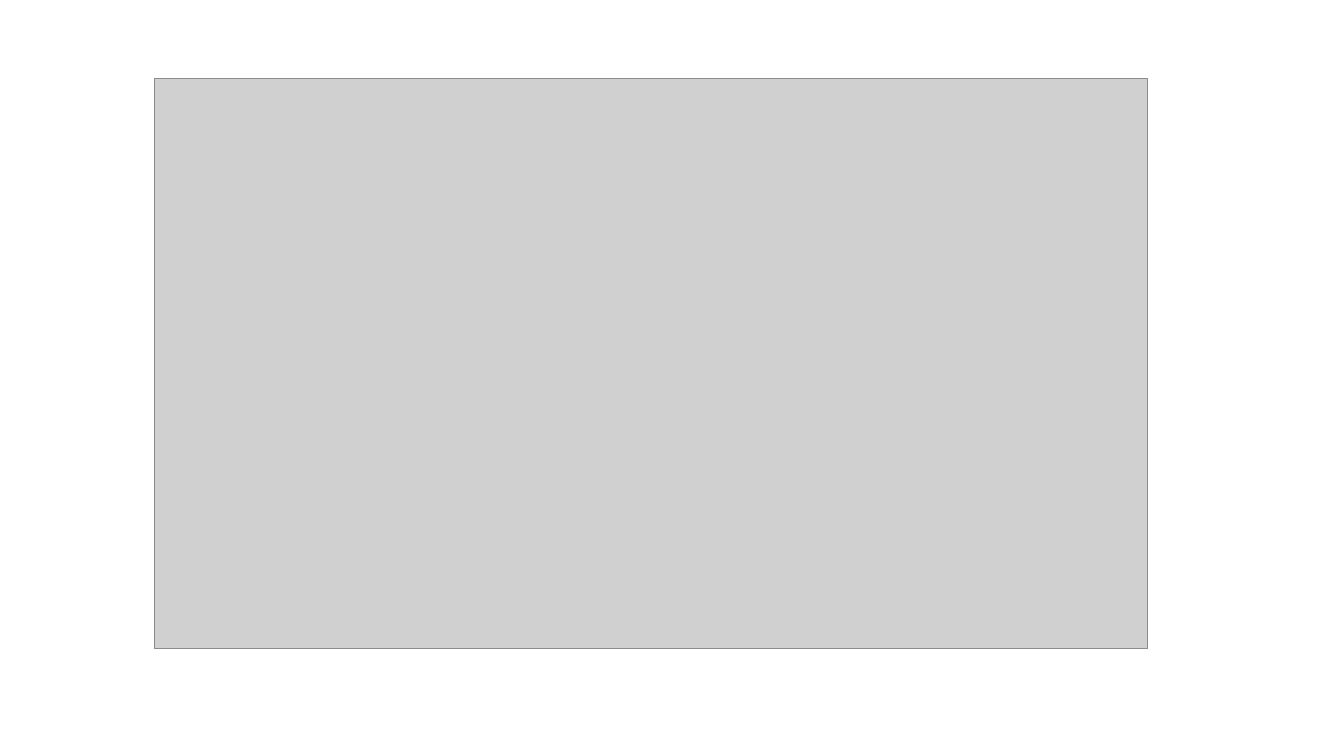
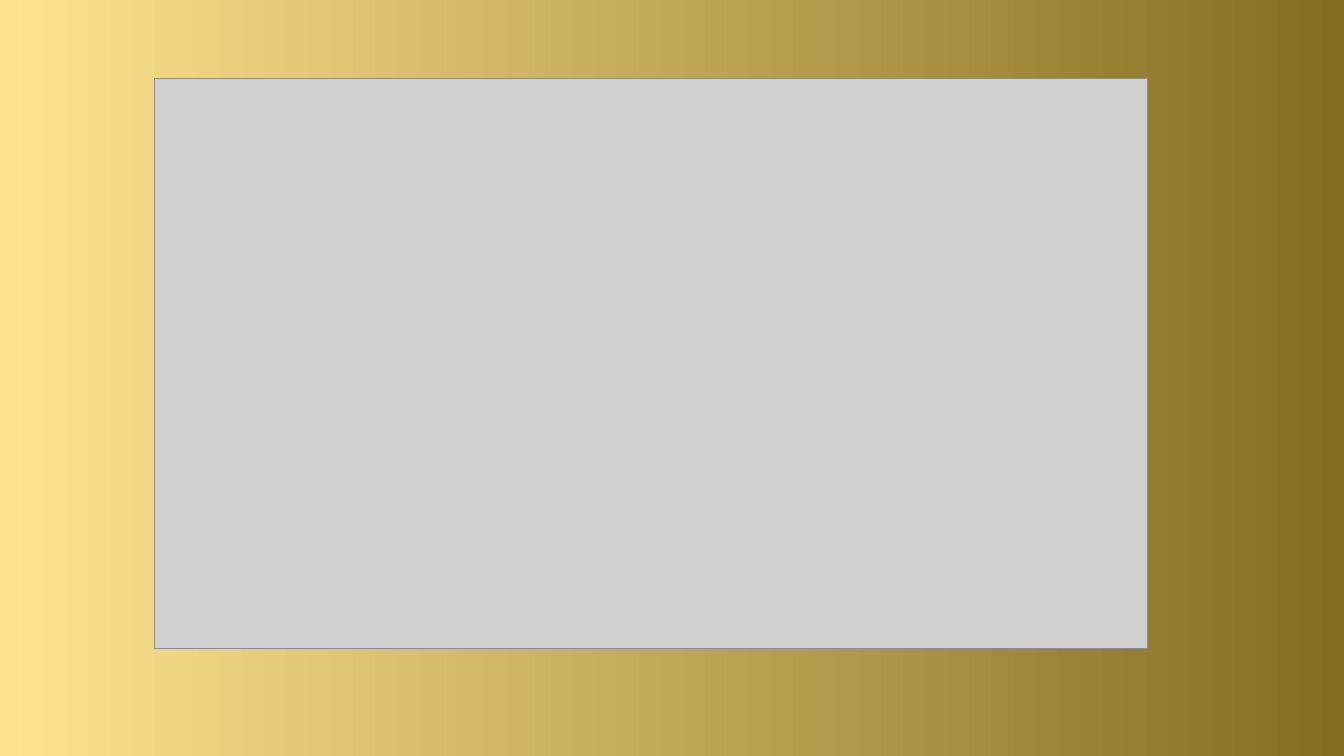
Before and after one commit to zvasiccc/Sistemi-za-upravljanje-bazama-podataka-seminarski-1, a slide deck: slide 4 of Optimizacija upita kod PostgreSQL baze podataka.pptx (slide 3 before the commit). Drawn at 1344x756 pixels with LibreOffice and Linux fonts; fonts in the diff are those of the drawing; grey boxes stand for pictures. Boxes give left, top, right and bottom in pixels: in the first picture for what was removed or moved away, otherwise in the second. Text is boxed around its words. In the diff, an @@ line names an element or a change of style, - is before the commit and + after.

```diff
--- a/Optimizacija upita kod PostgreSQL baze podataka.pptx
+++ b/Optimizacija upita kod PostgreSQL baze podataka.pptx
@@ background #FFFFFF to gradient #FEE390 to #846C21 @@
```
Also in this commit, not shown: 6 other slides changed, 3 slides added, 1 slide removed, 2 other files.
